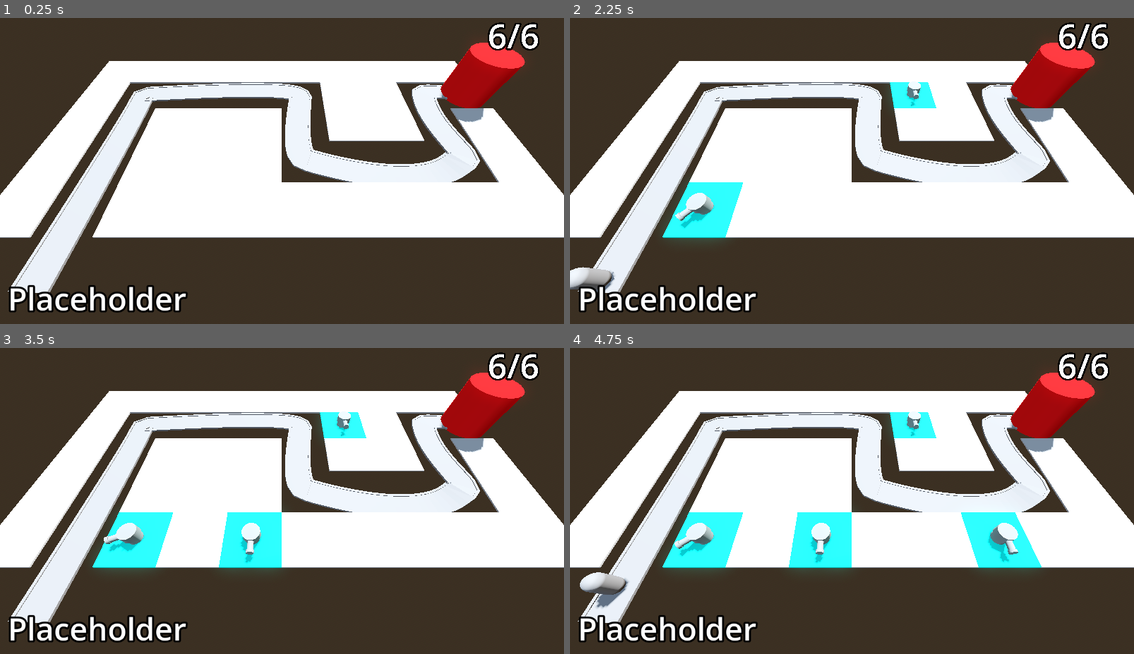
Above: before the commit, frames 1-4 (two rows, left to right).
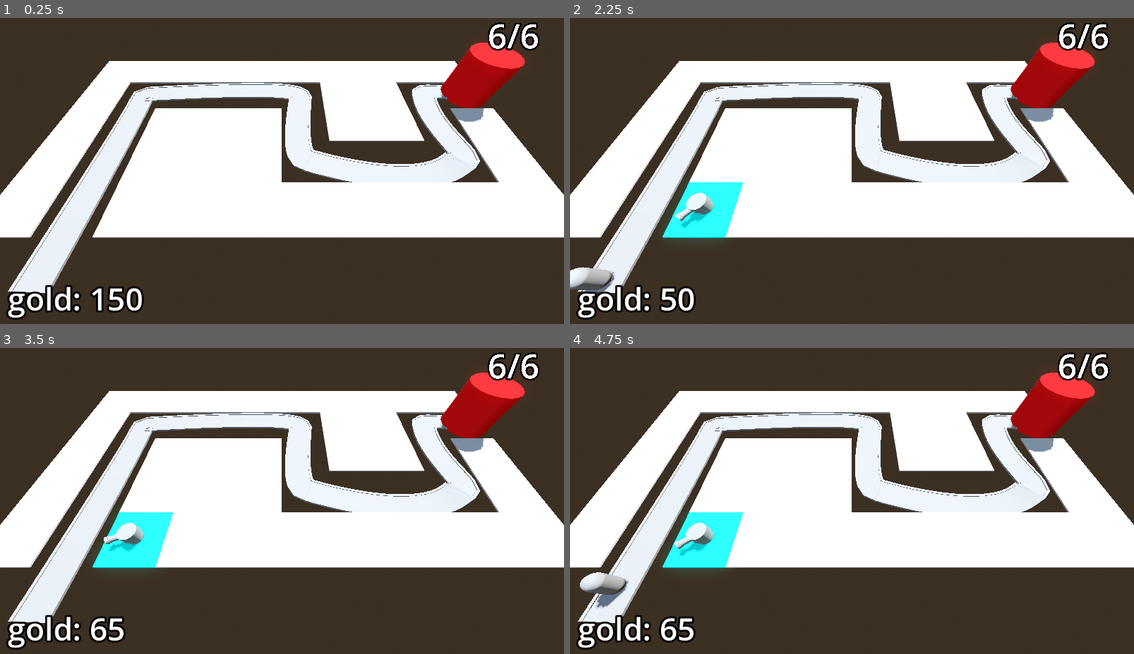
Above: after the commit, the same moments.

Repository: EsbenNyboe/TowerDefense
Game: Godot game, scene res://BaseLevel.tscn
Same seed, same stepped clock (60 frames per second), same inputs: the game is played once before the commit and once after it.
Inputs (mouse positions are in pixels of both pictures, inside the frame that each line leads up to):
- Up to frame 1 (0.25 s): no input
- Up to frame 2 (2.25 s): tap Enter at 0.5, 2 s; move the mouse to (976, 152) at 0.52 s; press the mouse at (976, 152) at 0.53 s; tap Space at 1.25 s; move the mouse to (739, 186) at 1.27 s; release the mouse at (739, 186) at 1.28 s; click (739, 186) at 1.35 s; move the mouse to (908, 100) at 2.02 s; press the mouse at (908, 100) at 2.03 s
- Up to frame 3 (3.5 s): move the mouse to (253, 562) at 2.77 s; release the mouse at (253, 562) at 2.78 s; click (253, 562) at 2.85 s
- Up to frame 4 (4.75 s): move the mouse to (1021, 546) at 3.52 s; press the mouse at (1021, 546) at 3.53 s; move the mouse to (682, 452) at 4.27 s; release the mouse at (682, 452) at 4.28 s; click (682, 452) at 4.35 s

The runs differ from the first frame. In frame 1, 1.9% of the frame differs, in the area x 1-34%, y 87-99%; in frame 2, 2.4%; in frame 3, 4.1%; in frame 4, 5.9%, in the area x 1-84%, y 20-99%.

Commit message:
Setup economy: get gold, spend gold

Diff:
--- a/barbarianblaster/BaseLevel.tscn
+++ b/barbarianblaster/BaseLevel.tscn
@@ -7,6 +7,7 @@
 [ext_resource type="Script" uid="uid://5qr085gv1j7m" path="res://Enemy/enemy_path.gd" id="3_ufkdr"]
 [ext_resource type="Script" uid="uid://dd2wlr87eva24" path="res://Turret/turret_manager.gd" id="5_cwwxe"]
 [ext_resource type="PackedScene" uid="uid://qkeiacwrvcpk" path="res://Turret/turret.tscn" id="6_ufkdr"]
+[ext_resource type="Script" uid="uid://de3nu1qrqfi72" path="res://bank.gd" id="8_tv3th"]
 
 [sub_resource type="ProceduralSkyMaterial" id="ProceduralSkyMaterial_dq0bh"]
 sky_horizon_color = Color(0.662243, 0.671743, 0.686743, 1)
@@ -120,7 +121,7 @@
 turret = ExtResource("6_ufkdr")
 enemy_path = NodePath("../EnemyPath")
 
-[node name="Bank" type="MarginContainer" parent="."]
+[node name="Bank" type="MarginContainer" parent="." groups=["bank"]]
 anchors_preset = 15
 anchor_right = 1.0
 anchor_bottom = 1.0
@@ -132,6 +133,7 @@
 theme_override_constants/margin_top = 16
 theme_override_constants/margin_right = 16
 theme_override_constants/margin_bottom = 16
+script = ExtResource("8_tv3th")
 
 [node name="Label" type="Label" parent="Bank"]
 layout_mode = 2
--- a/barbarianblaster/Enemy/enemy.gd
+++ b/barbarianblaster/Enemy/enemy.gd
@@ -2,9 +2,11 @@
 
 @export var speed: float = 2.5
 @export var max_health: int = 50
+@export var kill_reward := 15
 
 @onready var base = get_tree().get_first_node_in_group("base")
 @onready var animation_player: AnimationPlayer = $AnimationPlayer
+@onready var bank = get_tree().get_first_node_in_group("bank")
 
 var health: int:
 	set(value):
@@ -12,6 +14,7 @@
 			animation_player.play("TakeDamage")
 		health = value
 		if health < 1:
+			bank.gold += kill_reward
 			queue_free()
 
 func _ready() -> void:
--- a/barbarianblaster/RayPickerCamera/ray_picker_camera.gd
+++ b/barbarianblaster/RayPickerCamera/ray_picker_camera.gd
@@ -2,8 +2,10 @@
 
 @export var gridmap: GridMap
 @export var turret_manager: Node3D
+@export var turret_cost := 100
 
 @onready var ray_cast_3d: RayCast3D = $RayCast3D
+@onready var bank = get_tree().get_first_node_in_group("bank")
 
 func _process(delta: float) -> void:
 	var mouse_position: Vector2 = get_viewport().get_mouse_position()
@@ -11,14 +13,16 @@
 	ray_cast_3d.force_raycast_update()
 
 	if ray_cast_3d.is_colliding():
-		Input.set_default_cursor_shape(Input.CURSOR_POINTING_HAND)
-		var collider = ray_cast_3d.get_collider()
-		if collider is GridMap:
-			if Input.is_action_pressed("click"):
-				var collision_point = ray_cast_3d.get_collision_point()
-				var cell = gridmap.local_to_map(collision_point)
-				if gridmap.get_cell_item(cell) == 0:
-					gridmap.set_cell_item(cell, 1)
-					turret_manager.build_turret(gridmap.map_to_local(cell))
+		if bank.gold >= turret_cost:
+			Input.set_default_cursor_shape(Input.CURSOR_POINTING_HAND)
+			var collider = ray_cast_3d.get_collider()
+			if collider is GridMap:
+				if Input.is_action_pressed("click"):
+					var collision_point = ray_cast_3d.get_collision_point()
+					var cell = gridmap.local_to_map(collision_point)
+					if gridmap.get_cell_item(cell) == 0:
+						gridmap.set_cell_item(cell, 1)
+						turret_manager.build_turret(gridmap.map_to_local(cell))
+						bank.gold -= turret_cost
 	else:
 		Input.set_default_cursor_shape(Input.CURSOR_ARROW)
--- /dev/null
+++ b/barbarianblaster/bank.gd
@@ -0,0 +1,12 @@
+extends MarginContainer
+
+@export var starting_gold:= 150
+@onready var label: Label = $Label
+
+var gold: int:
+	set(value):
+		gold = max(value, 0)
+		label.text = "gold: " + str(gold)
+
+func _ready() -> void:
+	gold = starting_gold
Not shown: 1 places in barbarianblaster/BaseLevel.tscn that only renumber resources
Not shown, added: barbarianblaster/bank.gd.uid
